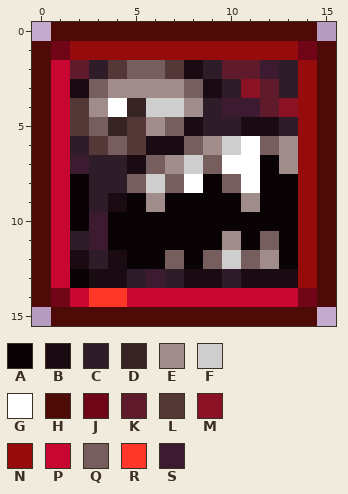
A pixel-art sprite gets an edit: Content/Buffs/Minion/TortumorMinionBuff.png. That is the earlier state.
The file is 32x32 pixels, drawn in blocks of 2x2; one block is one cell here.
Palette (. is transparent): A #090306  B #1a0b13  C #2e1c28  D #362323  E #a18c8c  F #cecece  G #ffffff  H #4d0a06  J #6f0517  K #5f1b2b  L #543838  M #8b1225  N #960c0c  P #c70731  Q #765e5e  R #ff3729  S #3c1a30
Once edited:
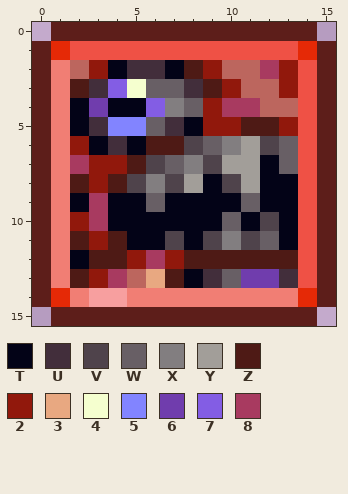
Colours new in this view: T #030317  U #422e3b  V #4f434b  W #685f65  X #827e80  Y #a29e99  Z #4e1a15  2 #91180c  3 #e8a881  4 #f5ffcf  5 #8284ff  6 #703dad  7 #835de4  8 #a83a60
The exact change:
{"colour":"H","old":"#4d0a06","new":"#5d1e1a"}
{"colour":"J","old":"#6f0517","new":"#e52906"}
{"colour":"K","old":"#5f1b2b","new":"#bc665e"}
{"colour":"N","old":"#960c0c","new":"#ef5145"}
{"colour":"P","old":"#c70731","new":"#f17e74"}
{"colour":"R","old":"#ff3729","new":"#f79f9f"}
{"y":2,"x":3,"old":"CLQQLBC","new":"2TUUTZ2"}
{"y":2,"x":12,"old":"SC","new":"82"}
{"y":3,"x":2,"old":"BQEEEEQBCM","new":"ZU74WWUZ2K"}
{"y":3,"x":13,"old":"C","new":"2"}
{"y":4,"x":2,"old":"LEGDFFECSS","new":"T6TT7XW288"}
{"y":4,"x":13,"old":"M","new":"K"}
{"y":5,"x":2,"old":"LQDLEQBCCBBC","new":"TU55WUT22ZZ2"}
{"y":6,"x":2,"old":"CLQLBBQEFGQE","new":"2TUTZZVWXYVW"}
{"y":7,"x":2,"old":"SCCBQEFQGGAE","new":"822ZVWXVYYTW"}
{"y":8,"x":2,"old":"ACCQFQGAQGAA","new":"Z2ZVXVYTVYTT"}
{"y":9,"x":2,"old":"ACBAEAAAAEAA","new":"T8TTWTTTTWTT"}
{"y":10,"x":2,"old":"ASAAAAAAAAAA","new":"28TTTTTTWTVT"}
{"y":11,"x":2,"old":"CSAAAAAAEAQA","new":"Z2ZTTVTVXVWT"}
{"y":12,"x":2,"old":"BCBAAQAQFQEA","new":"TZZ282ZZZZZZ"}
{"y":13,"x":2,"old":"ABBCSCBBCBBB","new":"Z28K3ZTUW66U"}
